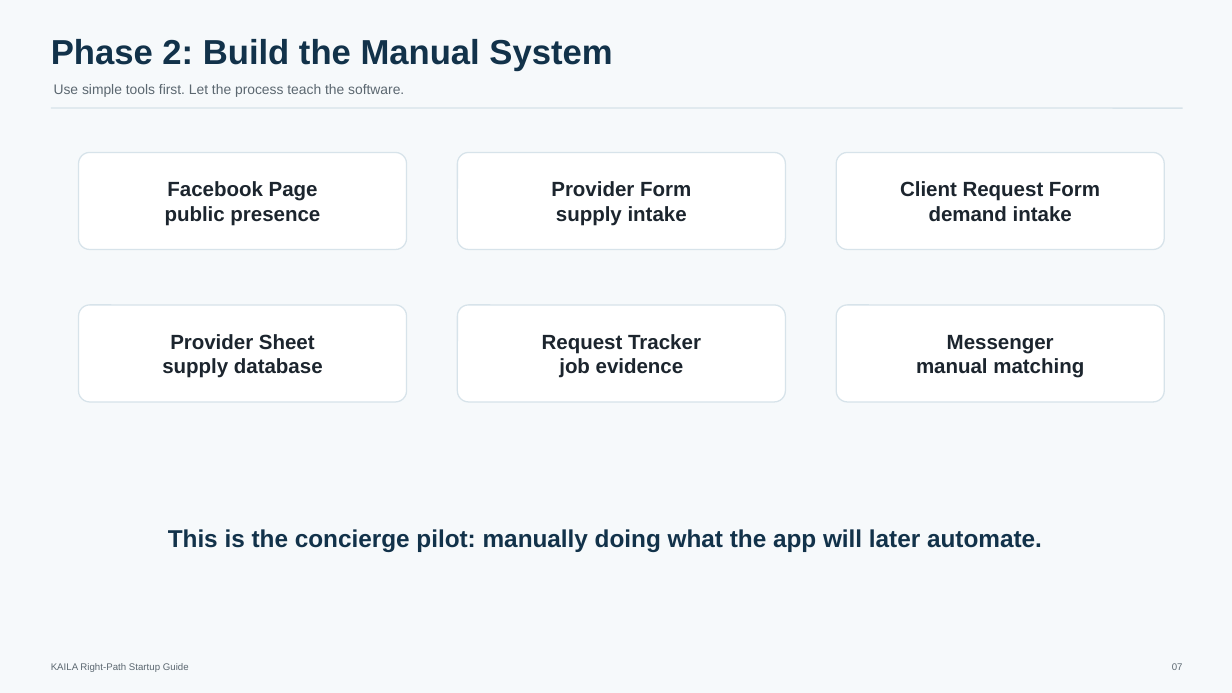
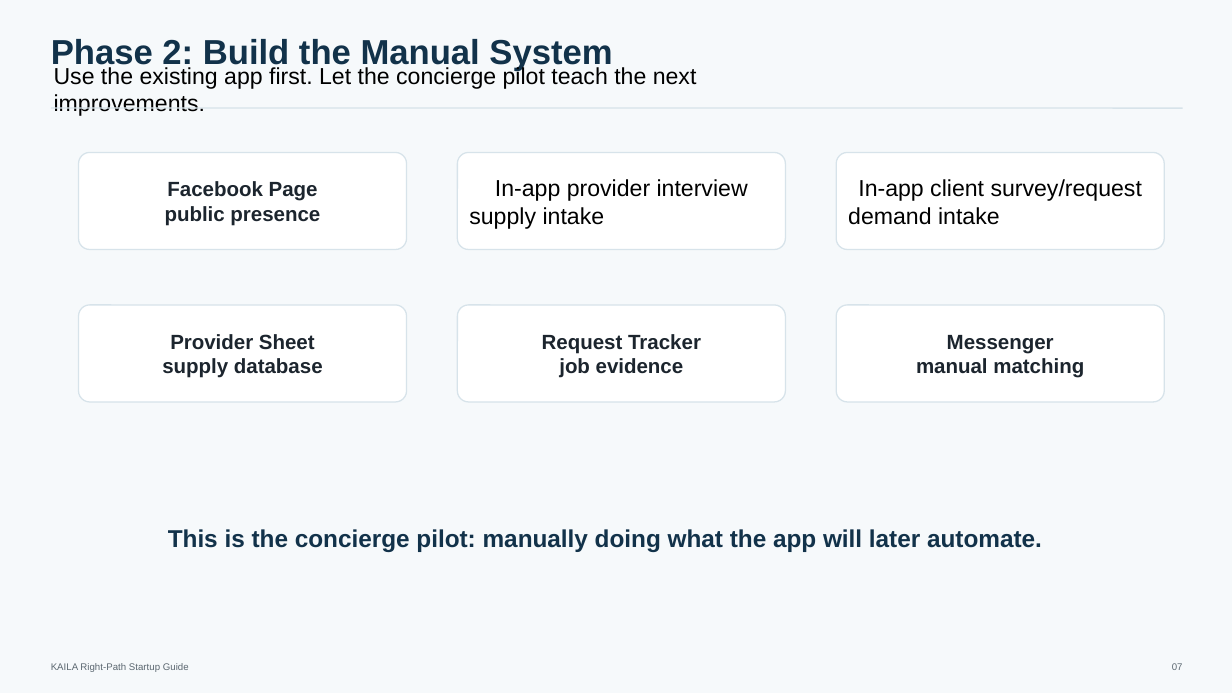
Before and after one commit to jmaeacido/kaila, a slide deck: slide 7 of KAILA_Founder_Grade_Package/KAILA Founder Presentation/presentation/KAILA_Right_Path_Startup_Guide_Presentation.pptx. Drawn at 1232x693 pixels with LibreOffice and Linux fonts; fonts in the diff are those of the drawing. Boxes give left, top, right and bottom in pixels: in the first picture for what was removed or moved away, otherwise in the second. Text is boxed around its words. In the diff, an @@ line names an element or a change of style, - is before the commit and + after.

Commit message:
Update KAILA Founder Presentation materials and financial model
- Revised content in multiple presentation files to reflect updated product descriptions and financial projections.
- Adjusted funding scenarios and financial model to align with lean pilot approach and revised budget estimates.
- Enhanced clarity on market assumptions and pilot execution strategies in investor package documents.
- Updated startup guide to streamline the initial pilot process and emphasize the importance of validation before software development.

```diff
--- a/KAILA_Founder_Grade_Package/KAILA Founder Presentation/presentation/KAILA_Right_Path_Startup_Guide_Presentation.pptx
+++ b/KAILA_Founder_Grade_Package/KAILA Founder Presentation/presentation/KAILA_Right_Path_Startup_Guide_Presentation.pptx
@@ text at [54,65,697,116]: text changed; size 10.8 to 18 pt; text colour #5B6770 to #000000 @@
-Use simple tools first. Let the process teach the software.
+Use the existing app first. Let the concierge pilot teach the next improvements.
@@ text at [495,179,748,201]: text changed; size 16 to 18 pt; text colour #1C252E to #000000; bold off @@
-Provider Form
+In-app provider interview
@@ text at [858,179,1142,201]: text changed; size 16 to 18 pt; text colour #1C252E to #000000; bold off @@
-Client Request Form
+In-app client survey/request
@@ text at [469,207,605,229]: size 16 to 18 pt, text colour #1C252E to #000000, bold off in "supply intake"; alignment centre to left @@
@@ text at [848,207,1000,225]: size 16 to 18 pt, text colour #1C252E to #000000, bold off in "demand intake"; alignment centre to left @@
```
Also in this commit, not shown: 2 other slides changed, 21 other files.
